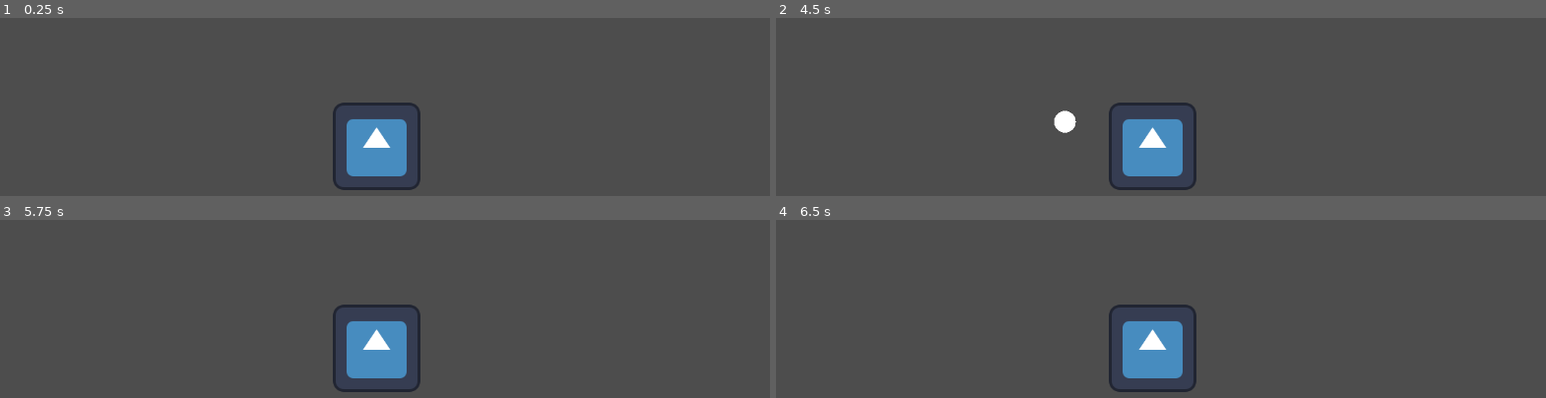
Above: before the commit, frames 1-4 (two rows, left to right).
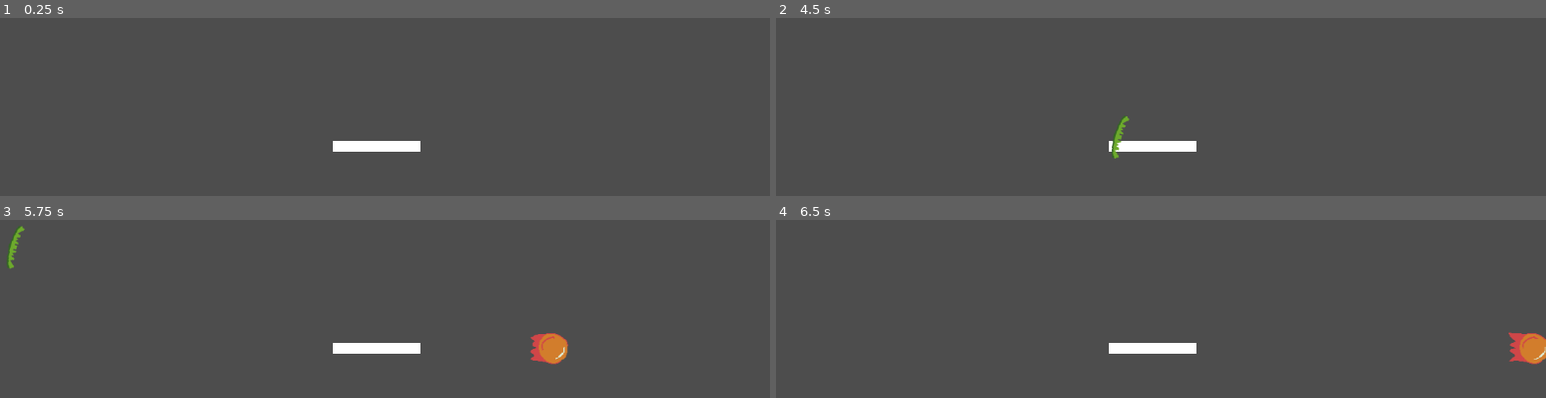
Above: after the commit, the same moments.

Repository: mzhong99/ludum-dare-2024
Game: Godot game, scene res://Entity/UnusedPlayer.tscn
The game is run twice, just before and just after one commit, with the same random seed, the same clock (stepped at 60 frames per second) and the same inputs. The project has no main scene, so this scene is started directly. The engine's default icon, where the game draws it, is replaced by a stand-in: a white triangle on a blue panel in a dark square.
Inputs (mouse positions are in pixels of both pictures, inside the frame that each line leads up to):
- Up to frame 1 (0.25 s): no input
- Up to frame 2 (4.5 s): tap Enter at 0.5, 2, 3.5 s; move the mouse to (1322, 124) at 0.52 s; tap Space at 1.25, 2.75 s; move the mouse to (991, 169) at 1.27 s; move the mouse to (1230, 50) at 2.02 s; move the mouse to (outside the picture) at 2.77 s; move the mouse to (outside the picture) at 3.52 s; tap Q (skill_q) at 4.15 s; move the mouse to (914, 80) at 4.27 s
- Up to frame 3 (5.75 s): tap W (skill_w) at 4.9 s; move the mouse to (415, 348) at 5.02 s
- Up to frame 4 (6.5 s): move the mouse to (1037, 237) at 5.77 s

The runs differ from the first frame. In frame 1, 3.2% of the frame differs, in the area x 43-55%, y 47-97%; in frame 2, 3.7%; in frame 3, 4.2%, in the area x 0-74%, y 3-97%; in frame 4, 4.0%.

Commit message:
More skills and added stuff to totally-not-unused player

Diff:
--- /dev/null
+++ b/Entity/EnemyVillager.tscn
@@ -0,0 +1,25 @@
+[gd_scene load_steps=5 format=3 uid="uid://dq06gcj675wla"]
+
+[ext_resource type="Script" path="res://Entity/Villager.gd" id="1_ynrj7"]
+[ext_resource type="Texture2D" uid="uid://dp40i7fxe6qg6" path="res://Assets/villager_1.png" id="2_o10jl"]
+[ext_resource type="Texture2D" uid="uid://bp5jfxwuccjmk" path="res://Assets/villager_2.png" id="3_dyb0t"]
+
+[sub_resource type="SpriteFrames" id="SpriteFrames_yncta"]
+animations = [{
+"frames": [{
+"duration": 1.0,
+"texture": ExtResource("2_o10jl")
+}, {
+"duration": 1.0,
+"texture": ExtResource("3_dyb0t")
+}],
+"loop": true,
+"name": &"default",
+"speed": 5.0
+}]
+
+[node name="EnemyVillager" type="Node2D"]
+script = ExtResource("1_ynrj7")
+
+[node name="AnimatedSprite2D" type="AnimatedSprite2D" parent="."]
+sprite_frames = SubResource("SpriteFrames_yncta")
--- a/Entity/UnusedPlayer.gd
+++ b/Entity/UnusedPlayer.gd
@@ -1,14 +1,14 @@
 extends Node2D
 
 @onready var skill_table = {
-	"skill_q": $BulletSkill
+	"skill_q": $BulletSkill,
+	"skill_w": $FireballSkill
 }
 
 @onready var skill_active: SkillBase = skill_table[skill_table.keys().front()]
 
-# Called when the node enters the scene tree for the first time.
 func _ready():
-	pass # Replace with function body.
+	pass
 
 func _process_spellcast_inputs():
 	if skill_active.is_casting_active():
@@ -17,10 +17,20 @@
 	for skill_input in skill_table.keys():
 		var skill_base: SkillBase = skill_table[skill_input] as SkillBase
 		if Input.is_action_just_released(skill_input):
-			if skill_active.start_cast():
+			if skill_base.start_cast():
 				print_debug("skill cast started:", skill_input)
 				skill_active = skill_base
 				return
 
+func _draw_spellcast_cooldown_view():
+	var filled_rect = Utility.create_rect(128, 16, skill_active.get_cast_percent())
+	var backing_rect = Utility.create_rect(128, 16, 1.0)
+	draw_colored_polygon(backing_rect, Color.BLACK)
+	draw_colored_polygon(filled_rect, Color.WHITE)
+
 func _process(delta):
 	_process_spellcast_inputs()
+	queue_redraw()
+
+func _draw():
+	_draw_spellcast_cooldown_view()
--- a/Entity/UnusedPlayer.tscn
+++ b/Entity/UnusedPlayer.tscn
@@ -1,17 +1,22 @@
-[gd_scene load_steps=5 format=3 uid="uid://xunr3oc0ogd6"]
+[gd_scene load_steps=6 format=3 uid="uid://xunr3oc0ogd6"]
 
 [ext_resource type="Script" path="res://Entity/UnusedPlayer.gd" id="1_2dtbh"]
 [ext_resource type="Texture2D" uid="uid://f0idsbv1voql" path="res://Examples/icon.svg" id="2_p3v40"]
 [ext_resource type="PackedScene" uid="uid://bj30he4tupx8u" path="res://Skills/SkillBase.tscn" id="3_3ye45"]
 [ext_resource type="PackedScene" uid="uid://2a7lk2v7o5fe" path="res://Skills/Bullet.tscn" id="4_tu746"]
+[ext_resource type="PackedScene" uid="uid://belun4uugbysk" path="res://Skills/Fireball.tscn" id="5_6odcg"]
 
 [node name="Player" type="Node2D" groups=["PLAYER"]]
 script = ExtResource("1_2dtbh")
 
 [node name="Sprite2D" type="Sprite2D" parent="."]
+visible = false
 texture = ExtResource("2_p3v40")
 
 [node name="Camera2D" type="Camera2D" parent="."]
 
 [node name="BulletSkill" parent="." instance=ExtResource("3_3ye45")]
 skill_spawner = ExtResource("4_tu746")
+
+[node name="FireballSkill" parent="." instance=ExtResource("3_3ye45")]
+skill_spawner = ExtResource("5_6odcg")
--- /dev/null
+++ b/Entity/Villager.gd
@@ -0,0 +1,25 @@
+extends Node2D
+
+@export var chase_speed: float = 100
+@export var is_enemy: bool = true
+
+@onready var animated_sprite = $AnimatedSprite2D
+
+func _ready():
+	animated_sprite.play()
+	pass
+
+func _process(delta):
+	var target_node2d: Node2D = get_tree().get_first_node_in_group("PLAYER")
+	var distance_max: float = INF
+	if not is_enemy:
+		var candidates = get_tree().get_nodes_in_group("ENEMIES")
+		for candidate in candidates:
+			if candidate == self:
+				continue
+			var candidate_distance = self.global_position.distance_to(candidate.global_position)
+			if distance_max > candidate_distance:
+				distance_max = candidate_distance
+				target_node2d = candidate
+	if target_node2d != null:
+		self.global_position += self.global_position.direction_to(target_node2d.global_position) * chase_speed * delta
--- a/Skills/Bullet.gd
+++ b/Skills/Bullet.gd
@@ -1,21 +1,23 @@
 extends Node2D
 
-@export var speed_pps: float = 1000
-@export var despawn_sec: float = 1.0
+@export var speed_pps: float = 400
+@export var despawn_sec: float = 2.0
 
 @export var despawn_timer: Timer = Utility.create_timer(self, despawn_sec, "_on_despawn_timer_expired", true, true)
+@onready var animated_sprite: AnimatedSprite2D = $AnimatedSprite2D
 
-var velocity_unit: Vector2 = Vector2.RIGHT
+var velocity_unit: Vector2 = Vector2.ZERO
 
 func _on_despawn_timer_expired() -> void:
-	print_debug("despawned")
 	self.queue_free()
 
 func _ready():
 	var player: Node2D = get_tree().get_first_node_in_group("PLAYER")
 	if player != null:
 		velocity_unit = player.global_position.direction_to(get_global_mouse_position())
-		print_debug("spawned")
+		animated_sprite.global_rotation = velocity_unit.angle() + (PI * 0.5)
+		print(animated_sprite.global_rotation)
+	animated_sprite.play()
 
 func _process(delta: float):
 	self.global_position += delta * velocity_unit * speed_pps
--- a/Skills/Bullet.tscn
+++ b/Skills/Bullet.tscn
@@ -1,12 +1,25 @@
-[gd_scene load_steps=3 format=3 uid="uid://2a7lk2v7o5fe"]
+[gd_scene load_steps=5 format=3 uid="uid://2a7lk2v7o5fe"]
 
 [ext_resource type="Script" path="res://Skills/Bullet.gd" id="1_dsmra"]
-[ext_resource type="Script" path="res://Utility/CirclePolygon2D.gd" id="2_irj2y"]
+[ext_resource type="Texture2D" uid="uid://bx5c7g1xripxm" path="res://Assets/finger_of_death_1.png" id="2_wvk0q"]
+[ext_resource type="Texture2D" uid="uid://c3d3scf4oxrxw" path="res://Assets/finger_of_death_2.png" id="3_pj65b"]
+
+[sub_resource type="SpriteFrames" id="SpriteFrames_fbdky"]
+animations = [{
+"frames": [{
+"duration": 1.0,
+"texture": ExtResource("2_wvk0q")
+}, {
+"duration": 1.0,
+"texture": ExtResource("3_pj65b")
+}],
+"loop": true,
+"name": &"default",
+"speed": 5.0
+}]
 
 [node name="Bullet" type="Node2D"]
 script = ExtResource("1_dsmra")
 
-[node name="CirclePolygon2D" type="Polygon2D" parent="."]
-polygon = PackedVector2Array(16, 0, 15.6926, 3.12145, 14.7821, 6.12294, 13.3035, 8.88912, 11.3137, 11.3137, 8.88912, 13.3035, 6.12293, 14.7821, 3.12145, 15.6926, -6.99382e-07, 16, -3.12145, 15.6926, -6.12293, 14.7821, -8.88912, 13.3035, -11.3137, 11.3137, -13.3035, 8.88912, -14.7821, 6.12294, -15.6926, 3.12144, -16, -1.39876e-06, -15.6926, -3.12144, -14.7821, -6.12293, -13.3035, -8.88912, -11.3137, -11.3137, -8.88913, -13.3035, -6.12294, -14.7821, -3.12145, -15.6926, 1.90798e-07, -16, 3.12145, -15.6926, 6.12294, -14.7821, 8.88912, -13.3035, 11.3137, -11.3137, 13.3035, -8.88912, 14.7821, -6.12293, 15.6926, -3.12144)
-script = ExtResource("2_irj2y")
-radius = 16.0
+[node name="AnimatedSprite2D" type="AnimatedSprite2D" parent="."]
+sprite_frames = SubResource("SpriteFrames_fbdky")
--- /dev/null
+++ b/Skills/Fireball.gd
@@ -0,0 +1,49 @@
+extends Node2D
+
+@export var speed_pps: float = 400
+@export var despawn_sec: float = 2.0
+@export var explode_sec: float = 0.5
+@export var explode_radius: float = 32.0
+
+@export var despawn_timer: Timer = Utility.create_timer(self, despawn_sec, "_on_explode", true, true)
+@export var explode_timer: Timer = Utility.create_timer(self, explode_sec, "_despawn")
+@onready var animated_sprite: AnimatedSprite2D = $BaseAnimatedSprite2D
+@onready var explode_sprites: Array = [
+	$Explosions/ExplodeAnimatedSprite2D1,
+	$Explosions/ExplodeAnimatedSprite2D2,
+	$Explosions/ExplodeAnimatedSprite2D3,
+	$Explosions/ExplodeAnimatedSprite2D4
+]
+
+var exploding: bool = false
+var velocity_unit: Vector2 = Vector2.ZERO
+
+func _despawn() -> void:
+	queue_free()
+
+func _on_explode() -> void:
+	if exploding:
+		return
+
+	explode_timer.start()
+	exploding = true
+	animated_sprite.hide()
+	for i in range(len(explode_sprites)):
+		var sprite: AnimatedSprite2D = explode_sprites[i] as AnimatedSprite2D
+		sprite.play()
+		sprite.show()
+		var sprite_offset = velocity_unit.angle() + lerpf(0, 2 * PI, float(i) / len(explode_sprites))
+		sprite.position = Vector2.RIGHT.rotated(sprite_offset) * explode_radius
+	speed_pps = 0
+
+func _ready():
+	var player: Node2D = get_tree().get_first_node_in_group("PLAYER")
+	if player != null:
+		velocity_unit = player.global_position.direction_to(get_global_mouse_position())
+		animated_sprite.global_rotation = velocity_unit.angle() + (PI * 0.5)
+		print(animated_sprite.global_rotation)
+	animated_sprite.play()
+	despawn_timer.start()
+
+func _process(delta: float):
+	self.global_position += delta * velocity_unit * speed_pps
--- /dev/null
+++ b/Skills/Fireball.tscn
@@ -0,0 +1,63 @@
+[gd_scene load_steps=9 format=3 uid="uid://belun4uugbysk"]
+
+[ext_resource type="Script" path="res://Skills/Fireball.gd" id="1_tyxds"]
+[ext_resource type="Texture2D" uid="uid://bl1dk4jdnspln" path="res://Assets/fireball_1.png" id="2_kvrkc"]
+[ext_resource type="Texture2D" uid="uid://dektk6pgtfltj" path="res://Assets/fireball_2.png" id="3_iawdj"]
+[ext_resource type="Texture2D" uid="uid://bstxo71w0x025" path="res://Assets/explosion_1.png" id="4_2cqbs"]
+[ext_resource type="Texture2D" uid="uid://de4t3g7a51fnt" path="res://Assets/explosion_2.png" id="5_vqlpj"]
+[ext_resource type="Texture2D" uid="uid://bwjkmm7bkln5v" path="res://Assets/explosion_3.png" id="6_e5u1d"]
+
+[sub_resource type="SpriteFrames" id="SpriteFrames_deyar"]
+animations = [{
+"frames": [{
+"duration": 1.0,
+"texture": ExtResource("2_kvrkc")
+}, {
+"duration": 1.0,
+"texture": ExtResource("3_iawdj")
+}],
+"loop": true,
+"name": &"default",
+"speed": 5.0
+}]
+
+[sub_resource type="SpriteFrames" id="SpriteFrames_rcxom"]
+animations = [{
+"frames": [{
+"duration": 1.0,
+"texture": ExtResource("4_2cqbs")
+}, {
+"duration": 1.0,
+"texture": ExtResource("5_vqlpj")
+}, {
+"duration": 1.0,
+"texture": ExtResource("6_e5u1d")
+}],
+"loop": true,
+"name": &"default",
+"speed": 5.0
+}]
+
+[node name="Fireball" type="Node2D"]
+script = ExtResource("1_tyxds")
+
+[node name="BaseAnimatedSprite2D" type="AnimatedSprite2D" parent="."]
+sprite_frames = SubResource("SpriteFrames_deyar")
+
+[node name="Explosions" type="Node2D" parent="."]
+
+[node name="ExplodeAnimatedSprite2D1" type="AnimatedSprite2D" parent="Explosions"]
+visible = false
+sprite_frames = SubResource("SpriteFrames_rcxom")
+
+[node name="ExplodeAnimatedSprite2D2" type="AnimatedSprite2D" parent="Explosions"]
+visible = false
+sprite_frames = SubResource("SpriteFrames_rcxom")
+
+[node name="ExplodeAnimatedSprite2D3" type="AnimatedSprite2D" parent="Explosions"]
+visible = false
+sprite_frames = SubResource("SpriteFrames_rcxom")
+
+[node name="ExplodeAnimatedSprite2D4" type="AnimatedSprite2D" parent="Explosions"]
+visible = false
+sprite_frames = SubResource("SpriteFrames_rcxom")
--- a/Skills/SkillBase.gd
+++ b/Skills/SkillBase.gd
@@ -23,6 +23,9 @@
 	child_owner.add_child(skill)
 	skill.global_position = self.get_parent().global_position
 
+func is_windup() -> bool:
+	return windup_timer.time_left > 0
+
 func is_casting_active() -> bool:
 	return windup_timer.time_left > 0 or winddown_timer.time_left > 0
 
@@ -36,5 +39,12 @@
 		return true
 	return false
 
+func get_cast_percent() -> float:
+	if self.is_windup():
+		return Utility.percent_progress(windup_timer)
+	if self.is_casting_active():
+		return Utility.percent_progress(winddown_timer)
+	return 1.0
+
 func _process(_delta: float):
 	pass
Binary file added: Assets/altar.png
Not shown, added: Assets/altar.png.import
Binary file added: Assets/explosion_1.png
Not shown, added: Assets/explosion_1.png.import
Binary file added: Assets/explosion_2.png
Not shown, added: Assets/explosion_2.png.import
Binary file added: Assets/explosion_3.png
Not shown, added: Assets/explosion_3.png.import
Binary file added: Assets/finger_of_death_1.png
Not shown, added: Assets/finger_of_death_1.png.import
Binary file added: Assets/finger_of_death_2.png
Not shown, added: Assets/finger_of_death_2.png.import
(and 8 more such lines)
